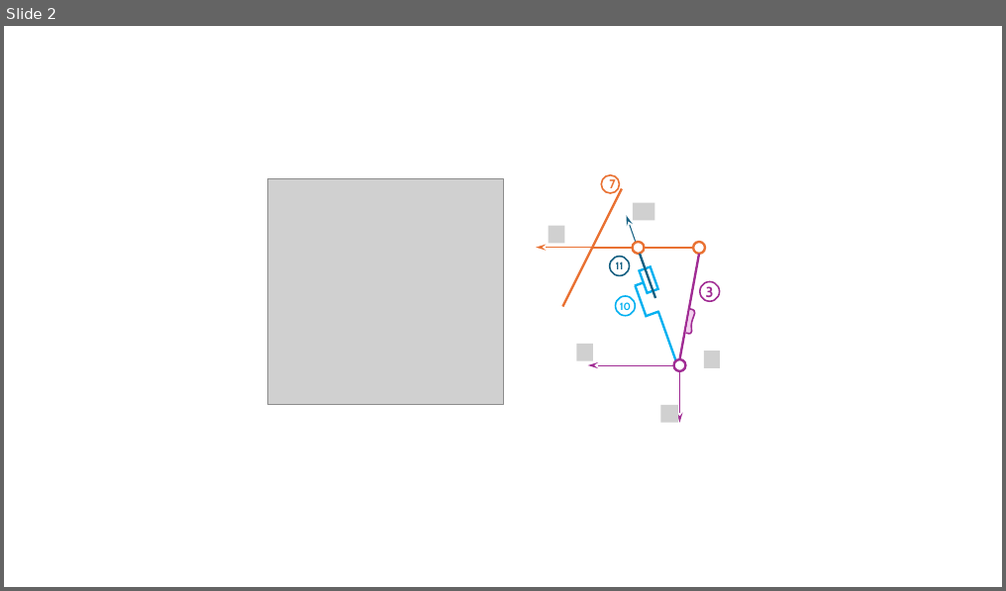
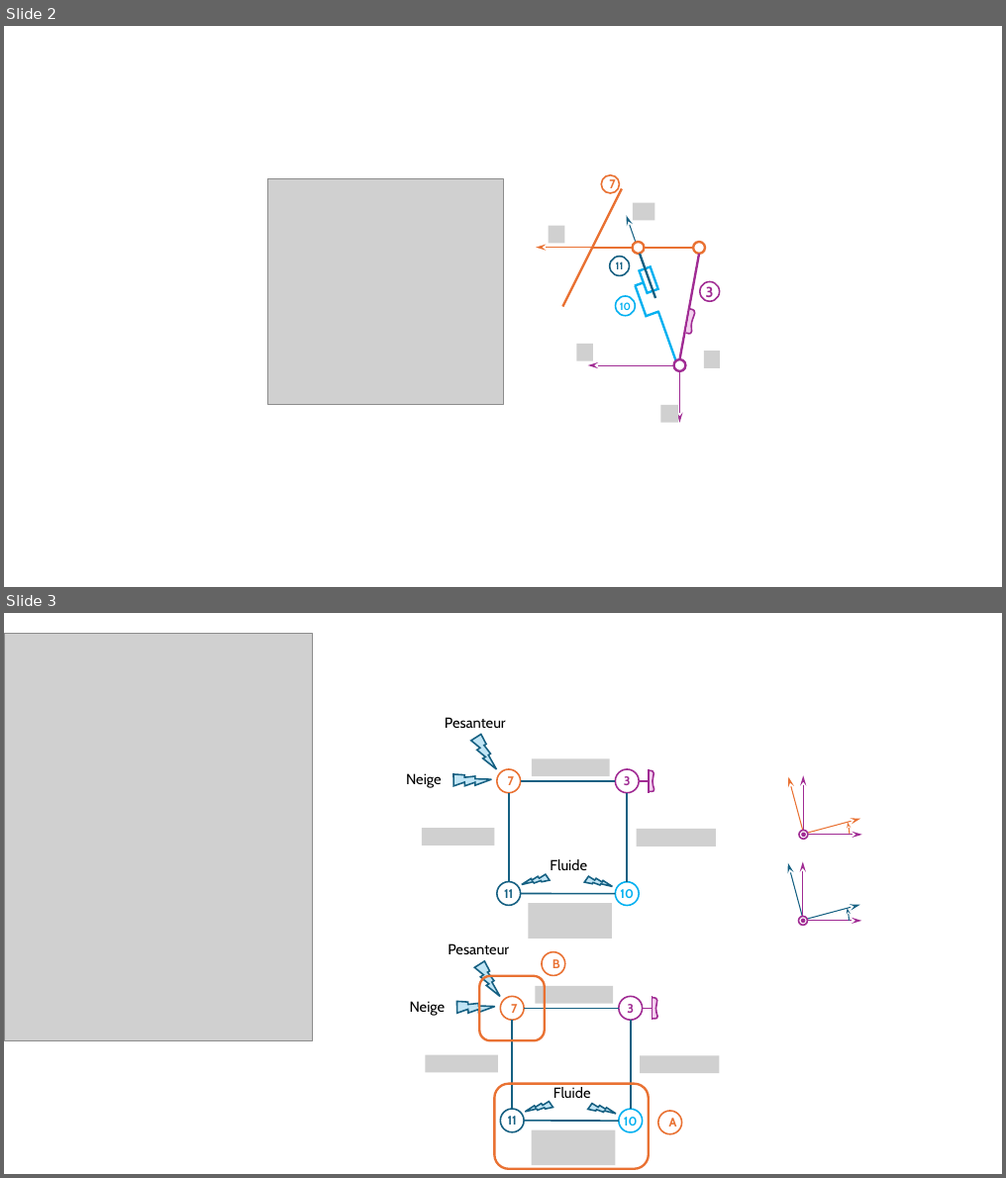
Before and after one commit to xpessoles/PSI_Cy_11_Statique_Revisions, a slide deck: Chapitre_03_Strategie/Cy_12_Ch_03_PFS_2D_TD_04_ChasseNeige/images/Nouveau Présentation Microsoft PowerPoint.pptx. Shown one above the other, each under a label of ours: slide 2 before the commit, slides 2 and 3 after it. The pictures are 1006x591 and 1006x1178 pixels, drawn with LibreOffice and Linux fonts; fonts in the diff are those of the drawing; grey boxes stand for pictures; background and template pictures are left out. Boxes give left, top, right and bottom in pixels: in the first picture for what was removed or moved away, otherwise in the second. Text is boxed around its words. In the diff, an @@ line names an element or a change of style, - is before the commit and + after.

```diff
--- a/Chapitre_03_Strategie/Cy_12_Ch_03_PFS_2D_TD_04_ChasseNeige/images/Nouveau Présentation Microsoft PowerPoint.pptx
+++ b/Chapitre_03_Strategie/Cy_12_Ch_03_PFS_2D_TD_04_ChasseNeige/images/Nouveau Présentation Microsoft PowerPoint.pptx
@@ slide 3 added at box(4, 613, 1002, 1174), background #FFFFFF @@
@@ picture added at box(4, 634, 313, 1042) @@
@@ group added at box(406, 717, 716, 939): 6 lines, 4 ellipses, 4 lightning bolts, 4 pictures, 3 texts, 1 freeform shape @@
+7
+11
+10
+3
+Pesanteur
+Neige
+Fluide
@@ group added at box(757, 775, 862, 966): 8 arrows, 4 ellipses, 2 arc (boxed as its full ellipse)s @@
@@ group added at box(410, 944, 719, 1169): 6 ellipses, 6 lines, 4 lightning bolts, 4 pictures, 3 texts, 2 rounded rectangles, 1 freeform shape @@
+7
+11
+10
+3
+Pesanteur
+Neige
+Fluide
+A
+B
```
Also in this commit, not shown: 1 other slide added, 2 other files.
